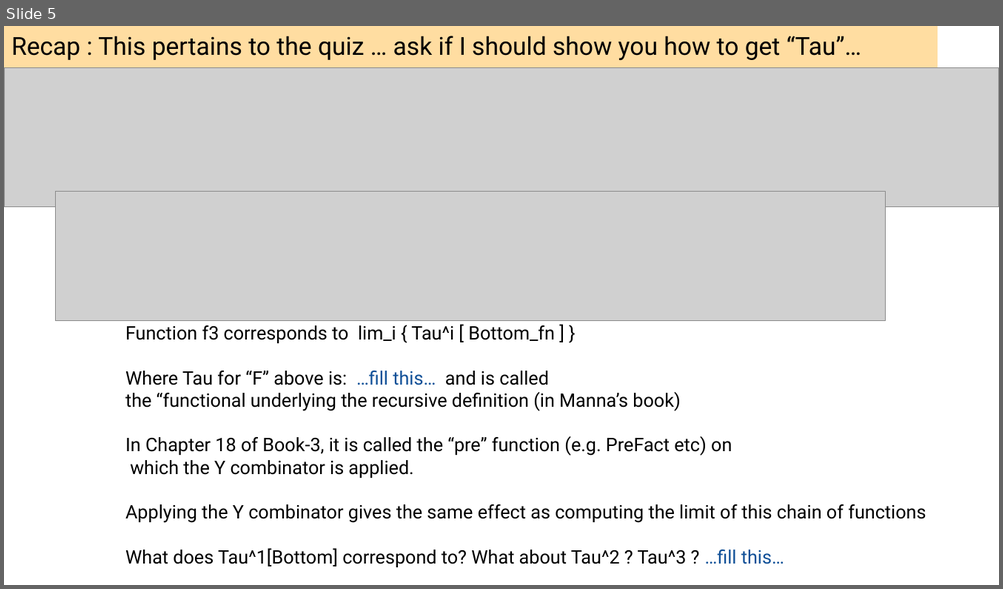
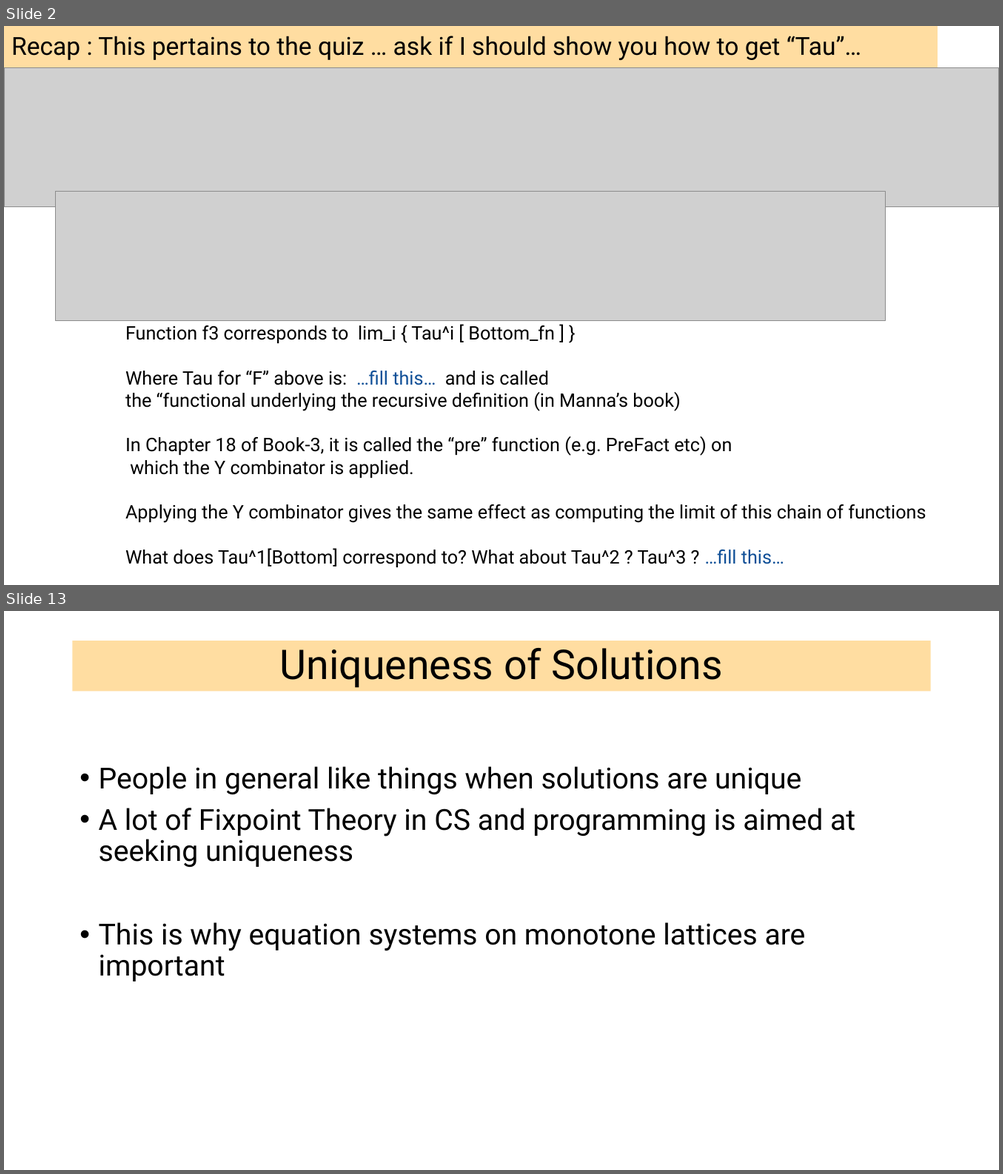
Before and after one commit to ganeshutah/cs6110s22, a slide deck: Lec21/Lec21.pptx. Shown one above the other, each under a label of ours: slide 5 before the commit, slides 2 and 13 after it; the slides between them are not shown. The pictures are 1003x589 and 1003x1174 pixels, drawn with LibreOffice and Linux fonts; fonts in the diff are those of the drawing; grey boxes stand for pictures. Boxes give left, top, right and bottom in pixels: in the first picture for what was removed or moved away, otherwise in the second. Text is boxed around its words. In the diff, an @@ line names an element or a change of style, - is before the commit and + after.

```diff
--- a/Lec21/Lec21.pptx
+++ b/Lec21/Lec21.pptx
@@ slide 13 added at box(4, 611, 999, 1170), background #FFFFFF @@
@@ title added at box(73, 641, 930, 692), fill #FFBD47 at 51% opacity, 39.6 pt, text #000000 @@
+Uniqueness of Solutions
@@ text added at box(99, 766, 855, 982), 28 pt, text #000000 @@
+• People in general like things when solutions are unique
+• A lot of Fixpoint Theory in CS and programming is aimed at seeking uniqueness
+• This is why equation systems on monotone lattices are important
@@ what was slide 5 is now slide 2 @@
```
Also in this commit, not shown: 1 slide changed, 16 other slides added, 2 slides removed, 1 other file.
